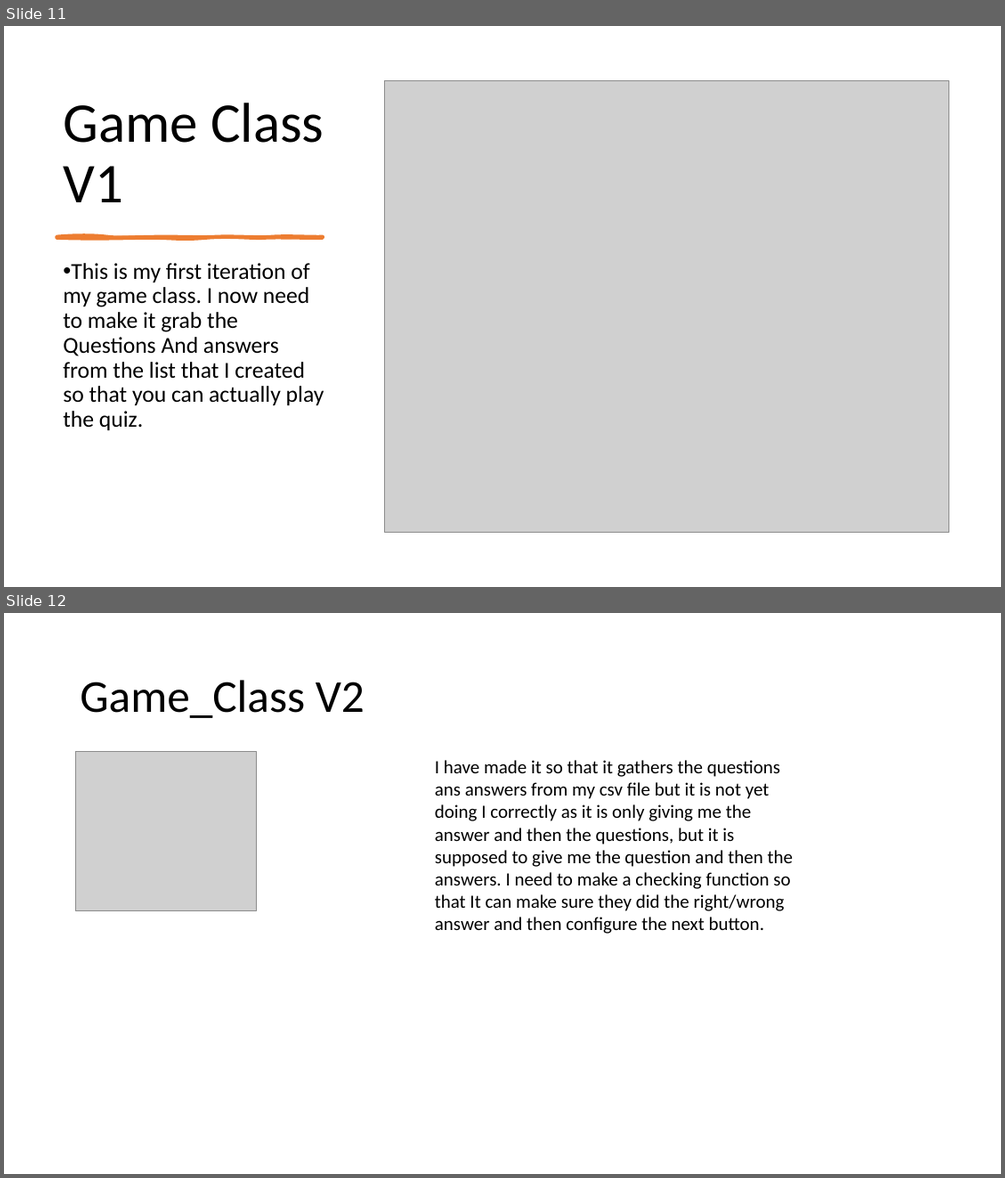
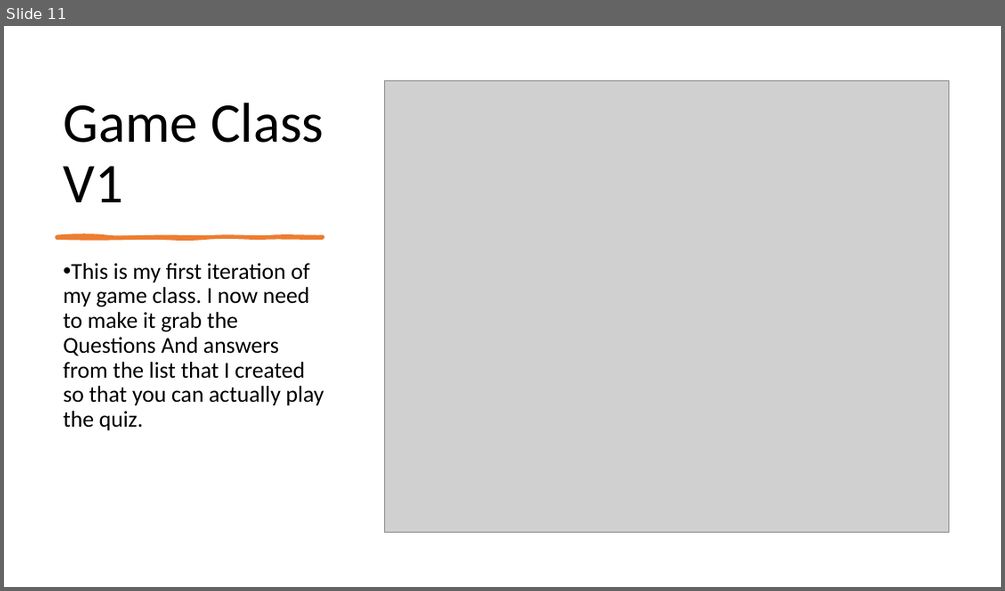
Before and after one commit to morrisj70800/01_Assesment, a slide deck: Programming Assesment.pptx. Shown one above the other, each under a label of ours: slides 11 and 12 before the commit, slide 11 after it. The pictures are 1005x1178 and 1005x591 pixels, drawn with LibreOffice and Linux fonts; fonts in the diff are those of the drawing; grey boxes stand for pictures. Boxes give left, top, right and bottom in pixels: in the first picture for what was removed or moved away, otherwise in the second. Text is boxed around its words. In the diff, an @@ line names an element or a change of style, - is before the commit and + after.

Commit message:
Assesment
Game_Class V_3 Questions and answers working a bit now

```diff
--- a/Programming Assesment.pptx
+++ b/Programming Assesment.pptx
@@ slide 12 removed at (4,613,1001,1174), background #FFFFFF @@
@@ title removed at (80,680,364,718) @@
-Game_Class V2
@@ picture removed at (76,751,257,911) @@
@@ text removed at (435,760,793,933) @@
-I have made it so that it gathers the questions ans answers from my csv file but it is not yet doing I correctly as it is only giving me the answer and then the questions, but it is supposed to give me the question and then the answers. I need to make a checking function so that It can make sure they did the right/wrong answer and then configure the next button.
```
Also in this commit, not shown: 1 slide changed, 1 slide added, 2 other files.
